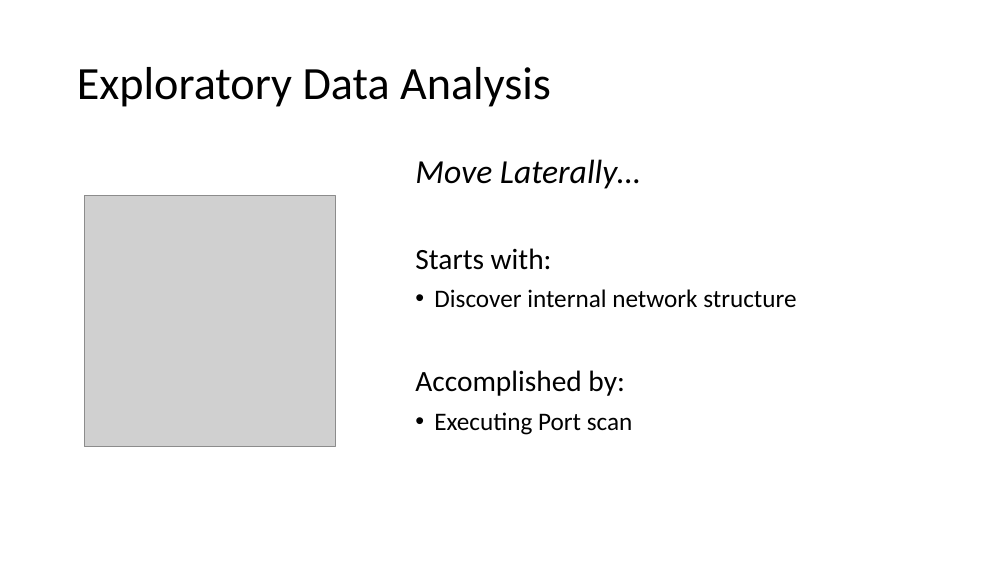
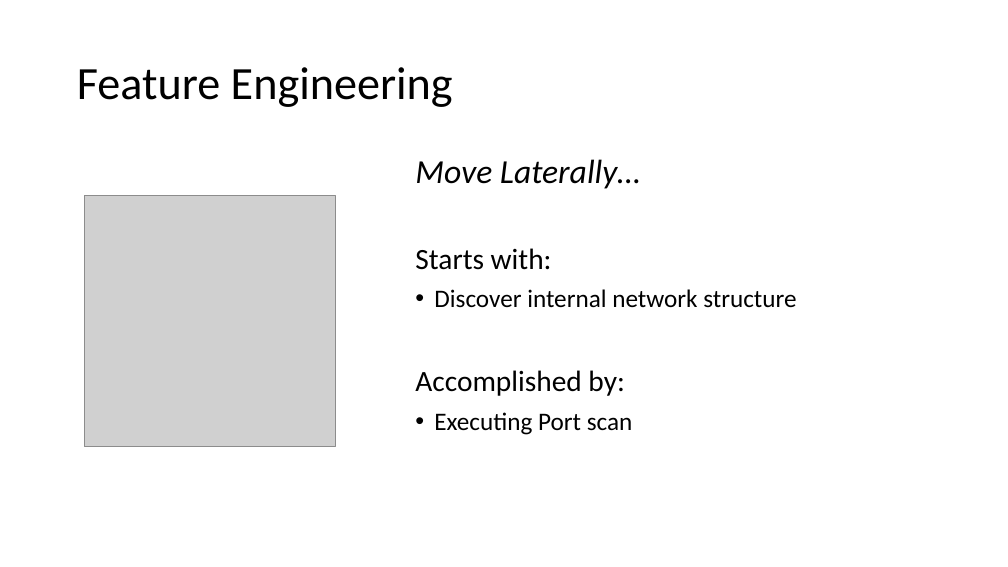
Before and after one commit to ejdoff/cyberhunt2021, a slide deck: slide 10 of ATW_APT_Presentation/EDA-Presentation.pptx (slide 9 before the commit). Drawn at 1008x567 pixels with LibreOffice and Linux fonts; fonts in the diff are those of the drawing; grey boxes stand for pictures. Boxes give left, top, right and bottom in pixels: in the first picture for what was removed or moved away, otherwise in the second. Text is boxed around its words. In the diff, an @@ line names an element or a change of style, - is before the commit and + after.

```diff
--- a/ATW_APT_Presentation/EDA-Presentation.pptx
+++ b/ATW_APT_Presentation/EDA-Presentation.pptx
@@ title at (x1=77, y1=67, x2=453, y2=107): text changed @@
-Exploratory Data Analysis
+Feature Engineering
```
Also in this commit, not shown: 3 other slides changed, 1 slide added.
